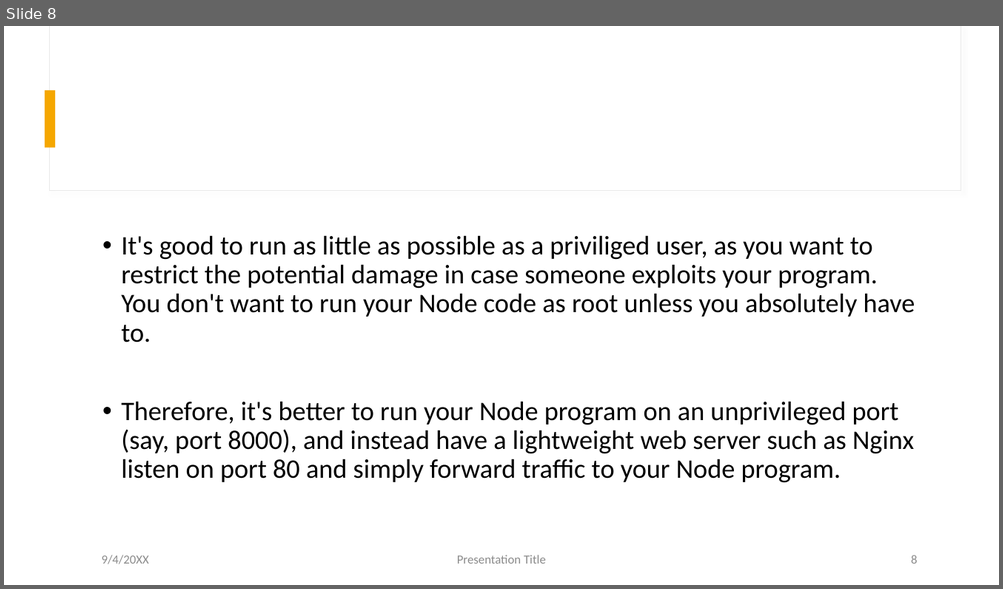
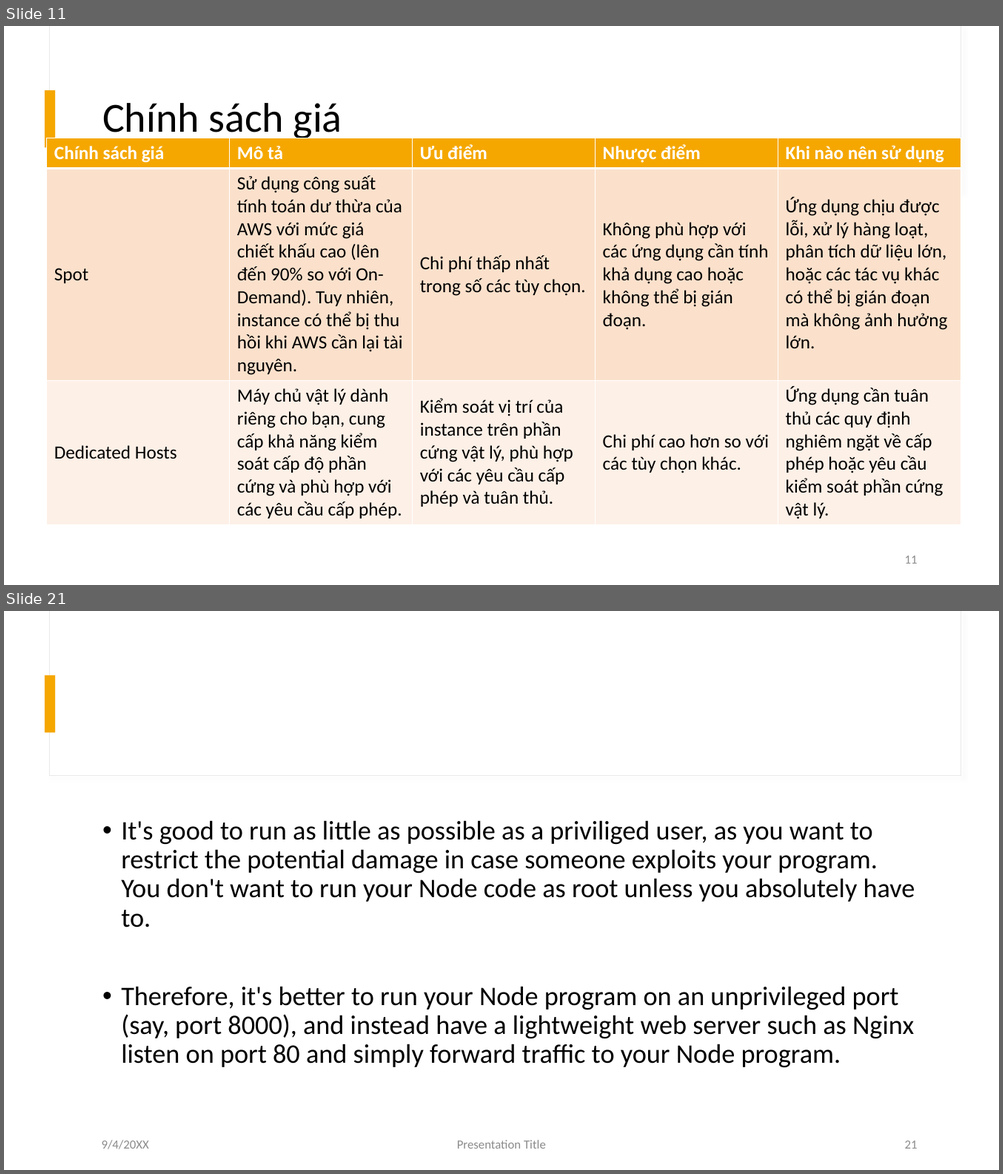
Before and after one commit to uzuhinta/aws_learning-resource, a slide deck: doc/EC2.pptx. Shown one above the other, each under a label of ours: slide 8 before the commit, slides 11 and 21 after it; the slides between them are not shown. The pictures are 1003x589 and 1003x1174 pixels, drawn with LibreOffice and Linux fonts; fonts in the diff are those of the drawing. Boxes give left, top, right and bottom in pixels: in the first picture for what was removed or moved away, otherwise in the second. Text is boxed around its words. In the diff, an @@ line names an element or a change of style, - is before the commit and + after.

```diff
--- a/doc/EC2.pptx
+++ b/doc/EC2.pptx
@@ slide 11 added at <box>4,26,999,585</box>, background #FFFFFF; not listed: 2 template elements that a slide beside it also shows @@
@@ title added at <box>102,103,342,141</box>, 40 pt, text #000000 @@
+Chính sách giá
@@ table added at <box>46,138,961,585</box>, 3 rows, 5 columns @@
+Chính sách giá | Mô tả | Ưu điểm | Nhược điểm | Khi nào nên sử dụng
+Spot | Sử dụng công suất tính toán dư thừa của AWS với mức giá chiết khấu cao (lên đến 90% so với On-Demand). Tuy nhiên, instance có thể bị thu hồi khi AWS cần lại tài nguyên. | Chi phí thấp nhất trong số các tùy chọn. | Không phù hợp với các ứng dụng cần tính khả dụng cao hoặc không thể bị gián đoạn. | Ứng dụng chịu được lỗi, xử lý hàng loạt, phân tích dữ liệu lớn, hoặc các tác vụ khác có thể bị gián đoạn mà không ảnh hưởng lớn.
+Dedicated Hosts | Máy chủ vật lý dành riêng cho bạn, cung cấp khả năng kiểm soát cấp độ phần cứng và phù hợp với các yêu cầu cấp phép. | Kiểm soát vị trí của instance trên phần cứng vật lý, phù hợp với các yêu cầu cấp phép và tuân thủ. | Chi phí cao hơn so với các tùy chọn khác. | Ứng dụng cần tuân thủ các quy định nghiêm ngặt về cấp phép hoặc yêu cầu kiểm soát phần cứng vật lý.
@@ page number added at <box>905,556,917,564</box>, 12 pt, text #8C8C8C @@
+11
@@ what was slide 8 is now slide 21 @@
@@ page number at <box>905,1141,917,1149</box>: text changed @@
-8
+21
```
Also in this commit, not shown: 6 slides changed, 15 other slides added, 3 slides removed, 5 other files.
